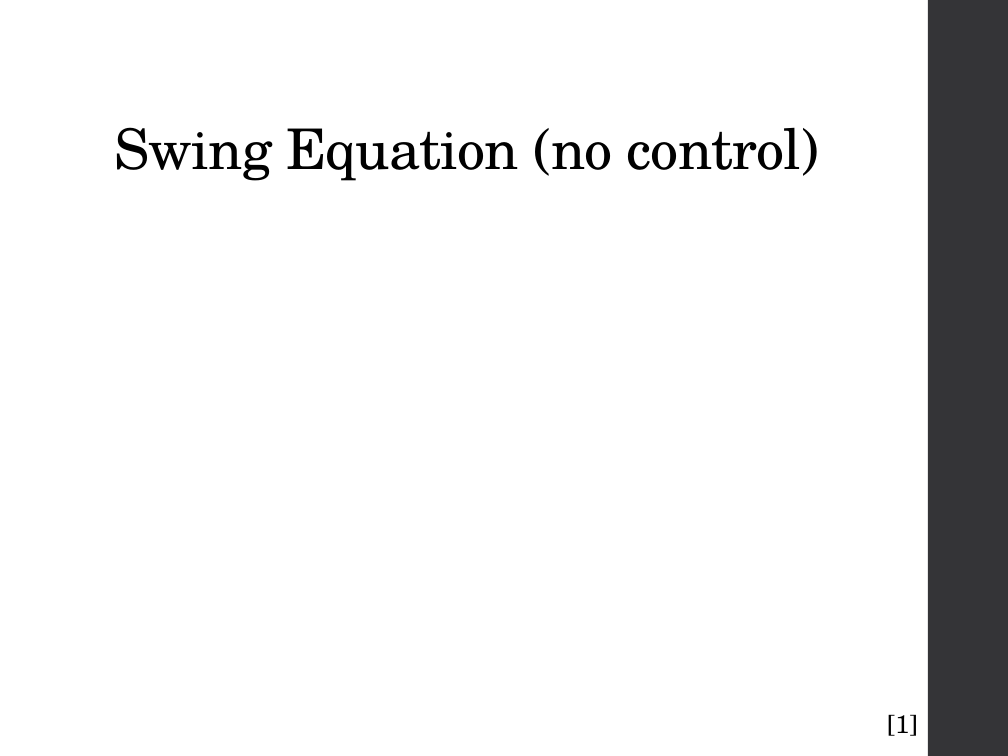
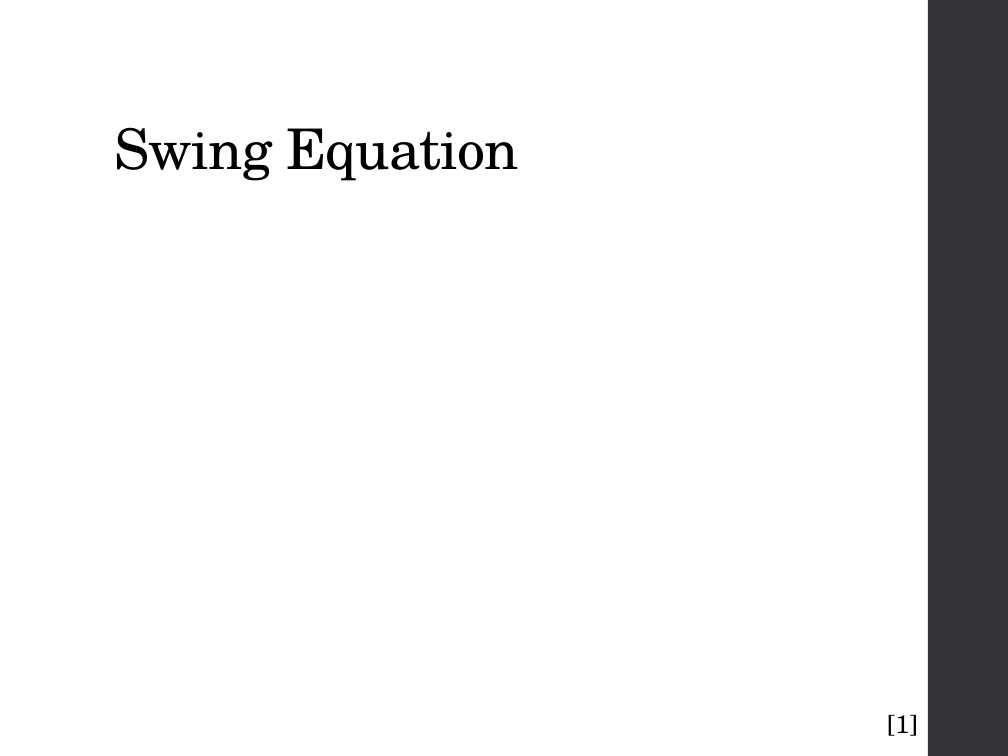
Before and after one commit to mswan96/SUPERB, a slide deck: slide 9 of Literature Review.pptx (slide 8 before the commit). Drawn at 1008x756 pixels with LibreOffice and Linux fonts; fonts in the diff are those of the drawing; grey boxes stand for pictures. Boxes give left, top, right and bottom in pixels: in the first picture for what was removed or moved away, otherwise in the second. Text is boxed around its words. In the diff, an @@ line names an element or a change of style, - is before the commit and + after.

```diff
--- a/Literature Review.pptx
+++ b/Literature Review.pptx
@@ title at (114,127,519,181): text changed @@
-Swing Equation (no control)
+Swing Equation
```
Also in this commit, not shown: 1 other slide changed, 2 slides added, 1 slide removed, 5 other files.
